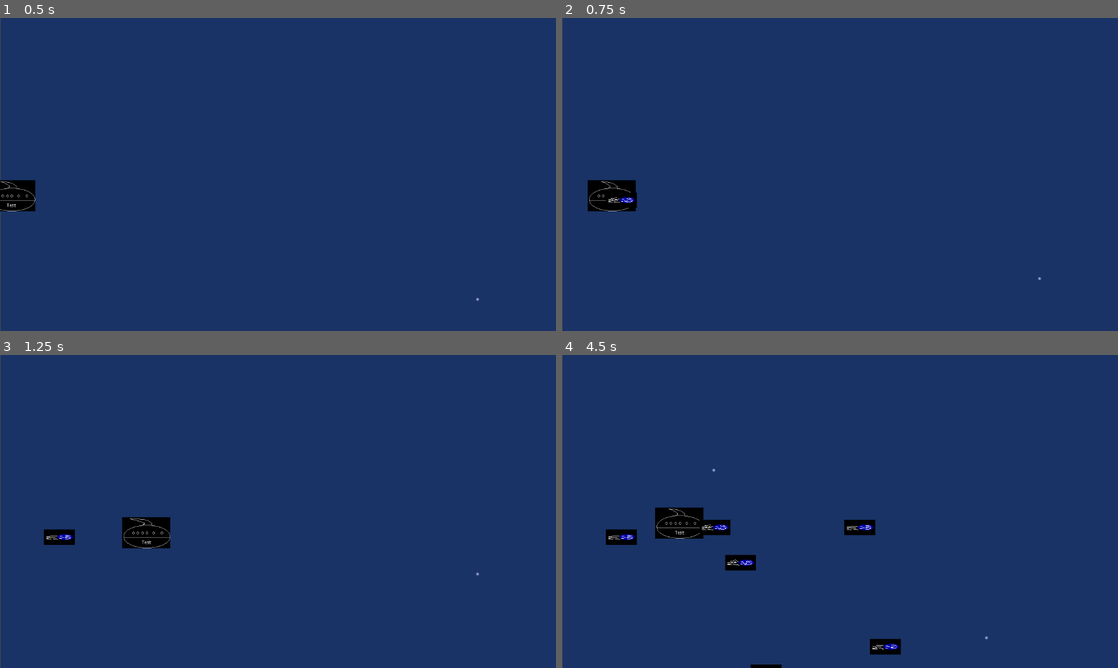
Above: before the commit, frames 1-4 (two rows, left to right).
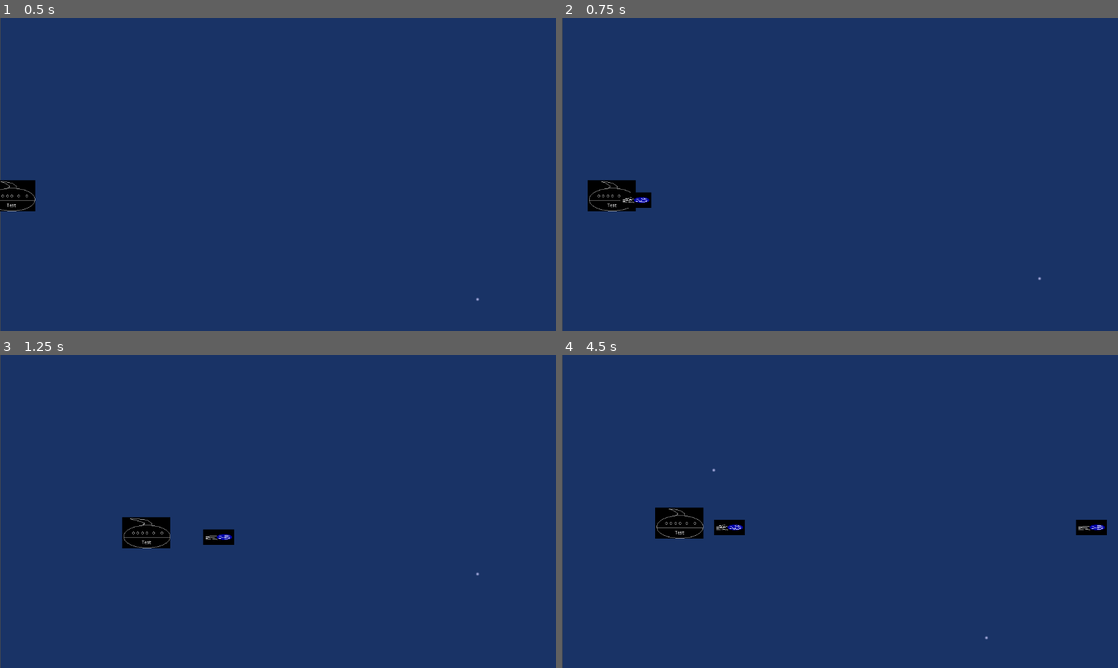
Above: after the commit, the same moments.

Repository: atakanaksit13211/untitled-shmup
Game: Godot game, scene res://scenes/playing_field.tscn
Two runs of this game, one before a commit and one after it. Both use one fixed random seed, a clock stepped at 60 frames per second and the inputs below.
Inputs:
- Up to frame 1 (0.5 s): no input
- Up to frame 2 (0.75 s): tap Enter at 0.5 s; hold D (move_right) from 0.53 s (still down); tap Space (shoot) at 0.6 s
- Up to frame 3 (1.25 s): keep holding D (move_right)
- Up to frame 4 (4.5 s): release D (move_right) at 1.28 s; hold S (move_down) 1.28-2.03 s; tap Space (shoot) every 0.75 s from 1.35 to 4.35 s; hold D (move_right) 2.03-2.78 s; hold W (move_up) 2.78-3.53 s; hold A (move_left) from 3.53 s (still down)

Frame 1 is identical in both runs. In frame 2, 0.2% of the frame differs, in the area x 7-17%, y 55-61%; in frame 3, 0.5%; in frame 4, 1.7%, in the area x 7-98%, y 52-100%.
Error before the commit: Invalid operands 'Vector2' and 'Nil' in operator '*'. (res://scripts/test_bullet.gd:26)

Commit message:
miscelenous changes

Diff:
--- a/scenes/test_bullet.tscn
+++ b/scenes/test_bullet.tscn
@@ -52,8 +52,6 @@
 [node name="test_bullet" type="Area2D"]
 collision_mask = 0
 script = ExtResource("1_e3aac")
-bullet_speed = null
-bullet_direction = null
 
 [node name="CollisionShape2D" type="CollisionShape2D" parent="."]
 position = Vector2(12, 0)
